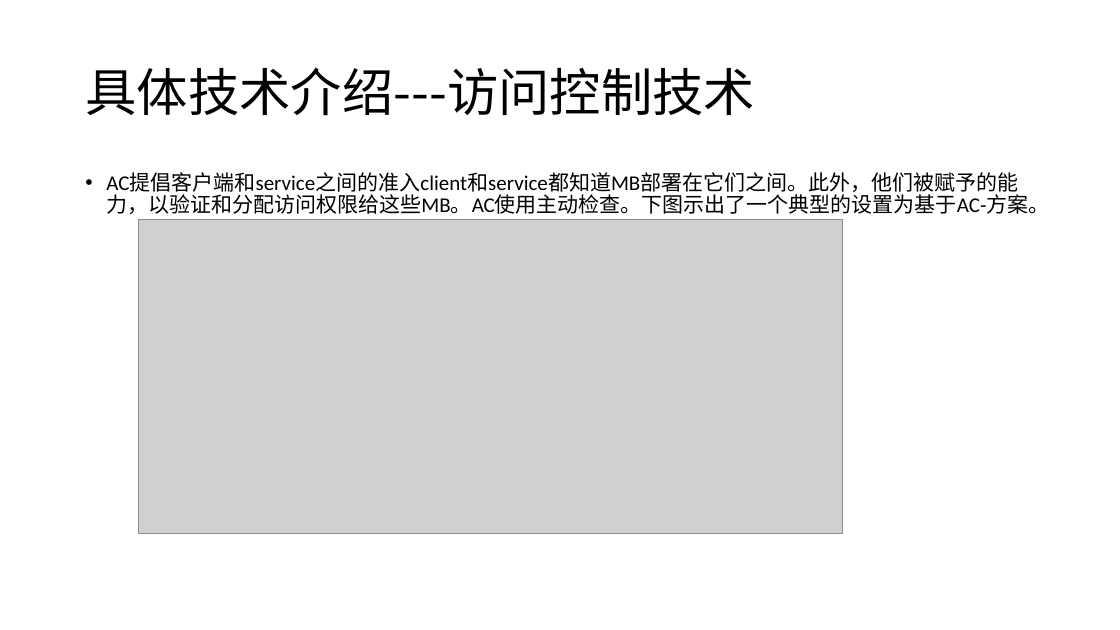
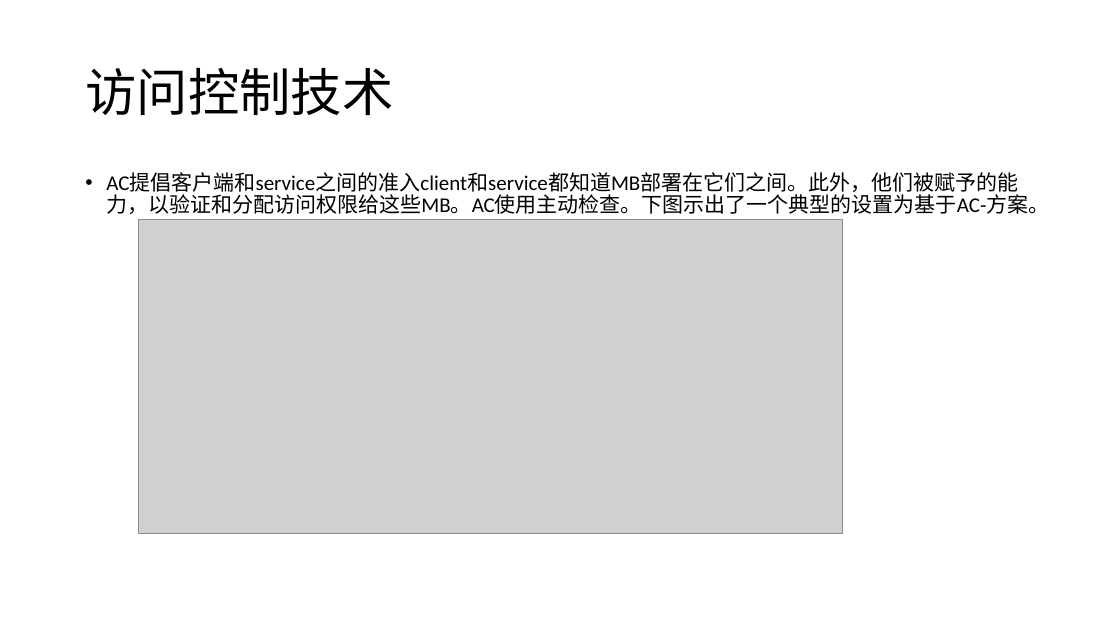
Before and after one commit to mikami-yua/security_papers, a slide deck: slide 25 of 深度包检测.pptx (slide 36 before the commit). Drawn at 1120x630 pixels with LibreOffice and Linux fonts; fonts in the diff are those of the drawing; grey boxes stand for pictures. Boxes give left, top, right and bottom in pixels: in the first picture for what was removed or moved away, otherwise in the second. Text is boxed around its words. In the diff, an @@ line names an element or a change of style, - is before the commit and + after.

```diff
--- a/深度包检测.pptx
+++ b/深度包检测.pptx
@@ title at [85, 67, 393, 115]: text changed @@
-具体技术介绍---访问控制技术
+访问控制技术
```
Also in this commit, not shown: 32 other slides changed, 9 slides added, 8 slides removed, 19 other files.
